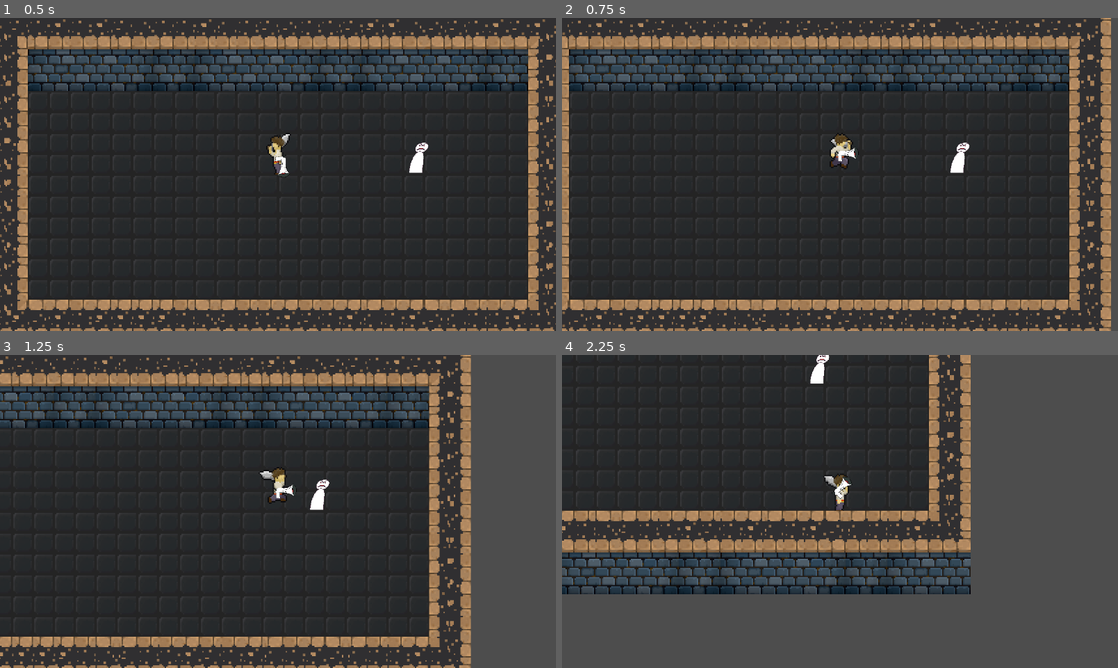
Above: before the commit, frames 1-4 (two rows, left to right).
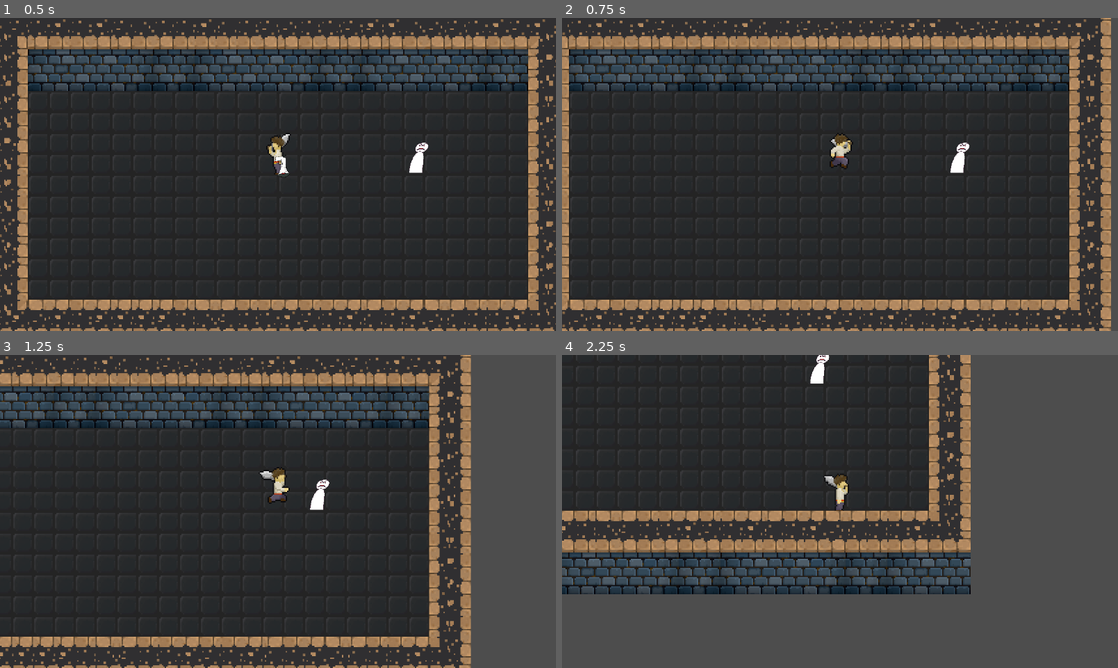
Above: after the commit, the same moments.

Repository: yeahright03/souls-like-game
Game: Godot game, scene res://scenes/game.tscn
Same seed, same stepped clock (60 frames per second), same inputs: the game is played once before the commit and once after it.
Inputs (mouse positions are in pixels of both pictures, inside the frame that each line leads up to):
- Up to frame 1 (0.5 s): no input
- Up to frame 2 (0.75 s): tap Enter at 0.5 s; move the mouse to (962, 158) at 0.52 s; hold D (moveRight) from 0.53 s (still down); tap Q (weaponSwitch, bound only after the commit) at 0.6 s
- Up to frame 3 (1.25 s): keep holding D (moveRight)
- Up to frame 4 (2.25 s): move the mouse to (728, 527) at 1.27 s; release D (moveRight) at 1.28 s; hold S (moveDown) 1.28-2.03 s; click (728, 527) at 1.35 s; tap Q (weaponSwitch, bound only after the commit) at 1.55, 2.1 s; move the mouse to (895, 442) at 2.02 s; hold D (moveRight) from 2.03 s (still down)

Frame 1 is identical in both runs. In frame 2, less than 0.1% of the frame differs, in the area x 49-54%, y 41-46%; in frame 3, less than 0.1%; in frame 4, less than 0.1%, in the area x 48-53%, y 38-46%.

Commit message:
created weapon switching and damage
made enemy take hits
created weapon switching

Diff:
--- a/project.godot
+++ b/project.godot
@@ -51,6 +51,11 @@
 "events": [Object(InputEventMouseButton,"resource_local_to_scene":false,"resource_name":"","device":-1,"window_id":0,"a …(257 unchanged characters)…
 ]
 }
+weaponSwitch={
+"deadzone": 0.2,
+"events": [Object(InputEventKey,"resource_local_to_scene":false,"resource_name":"","device":-1,"window_id":0,"alt_pressed":false,"shift_pressed":false,"ctrl_pressed":false,"meta_pressed":false,"pressed":false,"keycode":0,"physical_keycode":81,"key_label":0,"unicode":113,"location":0,"echo":false,"script":null)
+]
+}
 
 [layer_names]
 
--- a/scenes/bullet.tscn
+++ b/scenes/bullet.tscn
@@ -7,7 +7,7 @@
 radius = 2.0
 height = 8.0
 
-[node name="bullet" type="Area2D"]
+[node name="bullet" type="Node2D"]
 script = ExtResource("1_y25gk")
 
 [node name="Sprite2D" type="Sprite2D" parent="."]
@@ -17,8 +17,11 @@
 [node name="VisibleOnScreenNotifier2D" type="VisibleOnScreenNotifier2D" parent="."]
 scale = Vector2(2.5, 2.5)
 
-[node name="CollisionShape2D" type="CollisionShape2D" parent="."]
+[node name="bulletHit" type="Area2D" parent="."]
+
+[node name="CollisionShape2D" type="CollisionShape2D" parent="bulletHit"]
 rotation = 1.5708
 shape = SubResource("CapsuleShape2D_y25gk")
 
 [connection signal="screen_exited" from="VisibleOnScreenNotifier2D" to="." method="_on_visible_on_screen_notifier_2d_screen_exited"]
+[connection signal="body_entered" from="bulletHit" to="." method="_on_bullet_hit_body_entered"]
--- a/scenes/generic_enemy.tscn
+++ b/scenes/generic_enemy.tscn
@@ -1,6 +1,7 @@
-[gd_scene load_steps=3 format=3 uid="uid://w16dfs1sr6m6"]
+[gd_scene load_steps=4 format=3 uid="uid://w16dfs1sr6m6"]
 
 [ext_resource type="Texture2D" uid="uid://shhsaxiygspq" path="res://textures/mock-up-enemy.png" id="1_8fubi"]
+[ext_resource type="Script" uid="uid://eh7rlegwunu2" path="res://scripts/generic_enemy.gd" id="1_v2kyb"]
 
 [sub_resource type="CapsuleShape2D" id="CapsuleShape2D_v2kyb"]
 radius = 5.72268
@@ -8,6 +9,7 @@
 
 [node name="generic enemy" type="CharacterBody2D"]
 scale = Vector2(0.1, 0.1)
+script = ExtResource("1_v2kyb")
 
 [node name="Sprite2D" type="Sprite2D" parent="."]
 texture = ExtResource("1_8fubi")
--- a/scripts/bullet.gd
+++ b/scripts/bullet.gd
@@ -1,9 +1,14 @@
-extends Area2D
+extends Node2D
 
 const speed : int = 300
 
 func _process(delta: float) -> void:
-    position += transform.x.normalized() * speed * delta
+	position += transform.x.normalized() * speed * delta
 
 func _on_visible_on_screen_notifier_2d_screen_exited() -> void:
-    queue_free()
+	queue_free()
+
+func _on_bullet_hit_body_entered(body:Node2D) -> void:
+	if body.name == "generic enemy":
+		print("HIT!")
+		queue_free()
--- a/scripts/player.gd
+++ b/scripts/player.gd
@@ -7,8 +7,12 @@
 enum {idle, run}
 var state = idle
 
+enum weaponState {melee, ranged}
+var currentWeaponState = weaponState.ranged
+
 @onready var animationTree = $AnimationTree
 @onready var stateMachine = animationTree["parameters/playback"]
+@onready var gun = $gun
 
 var blendPosition : Vector2 = Vector2.ZERO
 var blendPosPaths = [
@@ -23,6 +27,23 @@
 func _physics_process(delta):
     move(delta)
     animate()
+
+func _process(delta: float) -> void:
+    if Input.is_action_just_pressed("weaponSwitch"):
+        if currentWeaponState == weaponState.melee:
+            print("switching to ranged!")
+            gun.visible = true
+            gun.set_process(true)
+            #melee.visible = false
+            #melee.set_process(false)
+            currentWeaponState = weaponState.ranged
+        elif currentWeaponState == weaponState.ranged:
+            print("switching to melee!")
+            gun.visible = false
+            gun.set_process(false)
+            #melee.visible = true
+            #melee.set_process(true)
+            currentWeaponState = weaponState.melee
 
 func move(delta):
     var inputVector = Input.get_vector("moveLeft", "moveRight", "moveUp", "moveDown")
